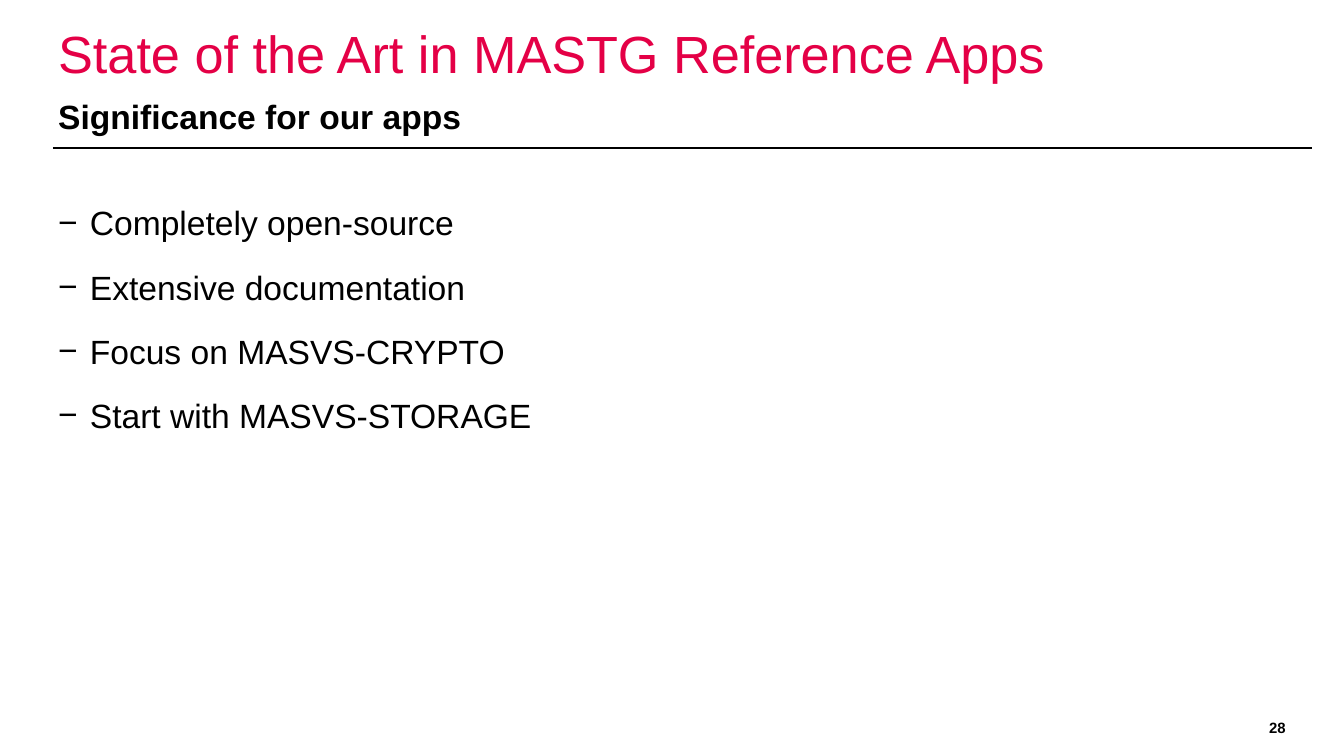
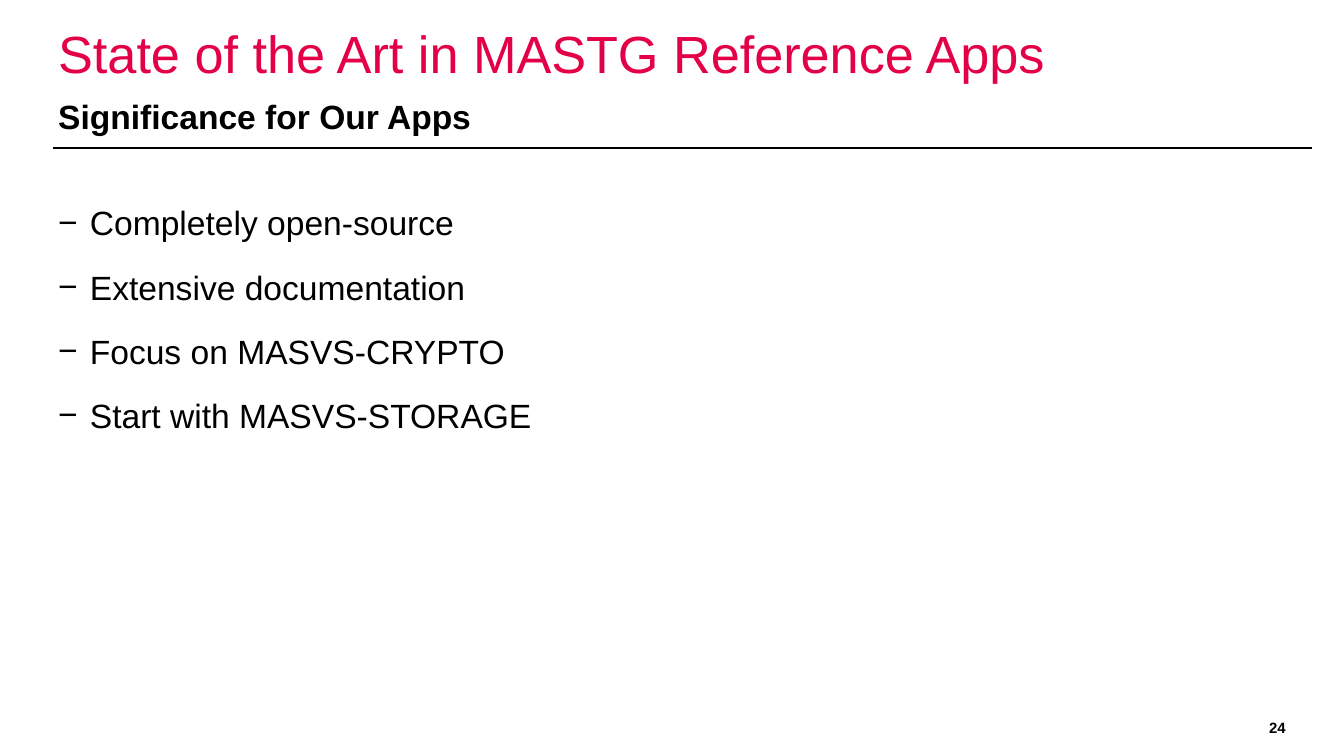
Before and after one commit to domi-cmd/Reference_Application_for_OWASP_MASTG, a slide deck: slide 24 of dev_documents/presentation/ba_thesis_presentation_kronig.pptx (slide 28 before the commit). Drawn at 1344x756 pixels with LibreOffice and Linux fonts; fonts in the diff are those of the drawing; background and template pictures are left out. Boxes give left, top, right and bottom in pixels: in the first picture for what was removed or moved away, otherwise in the second. Text is boxed around its words. In the diff, an @@ line names an element or a change of style, - is before the commit and + after.

```diff
--- a/dev_documents/presentation/ba_thesis_presentation_kronig.pptx
+++ b/dev_documents/presentation/ba_thesis_presentation_kronig.pptx
@@ text at (58, 104, 471, 135): text changed @@
-Significance for our apps
+Significance for Our Apps
@@ page number at (1269, 722, 1286, 733): text changed @@
-28
+24
```
Also in this commit, not shown: 8 other slides changed, 6 slides added, 10 slides removed.
